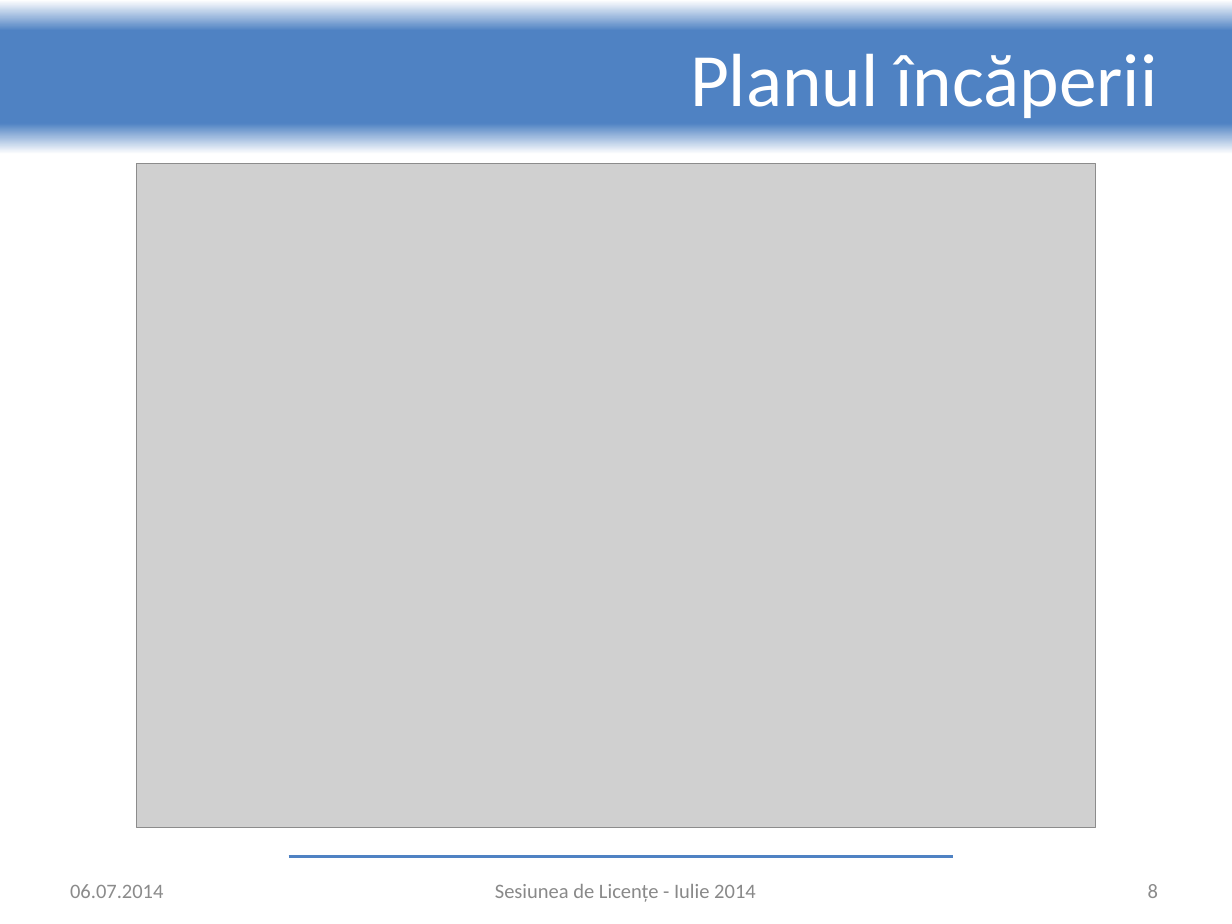
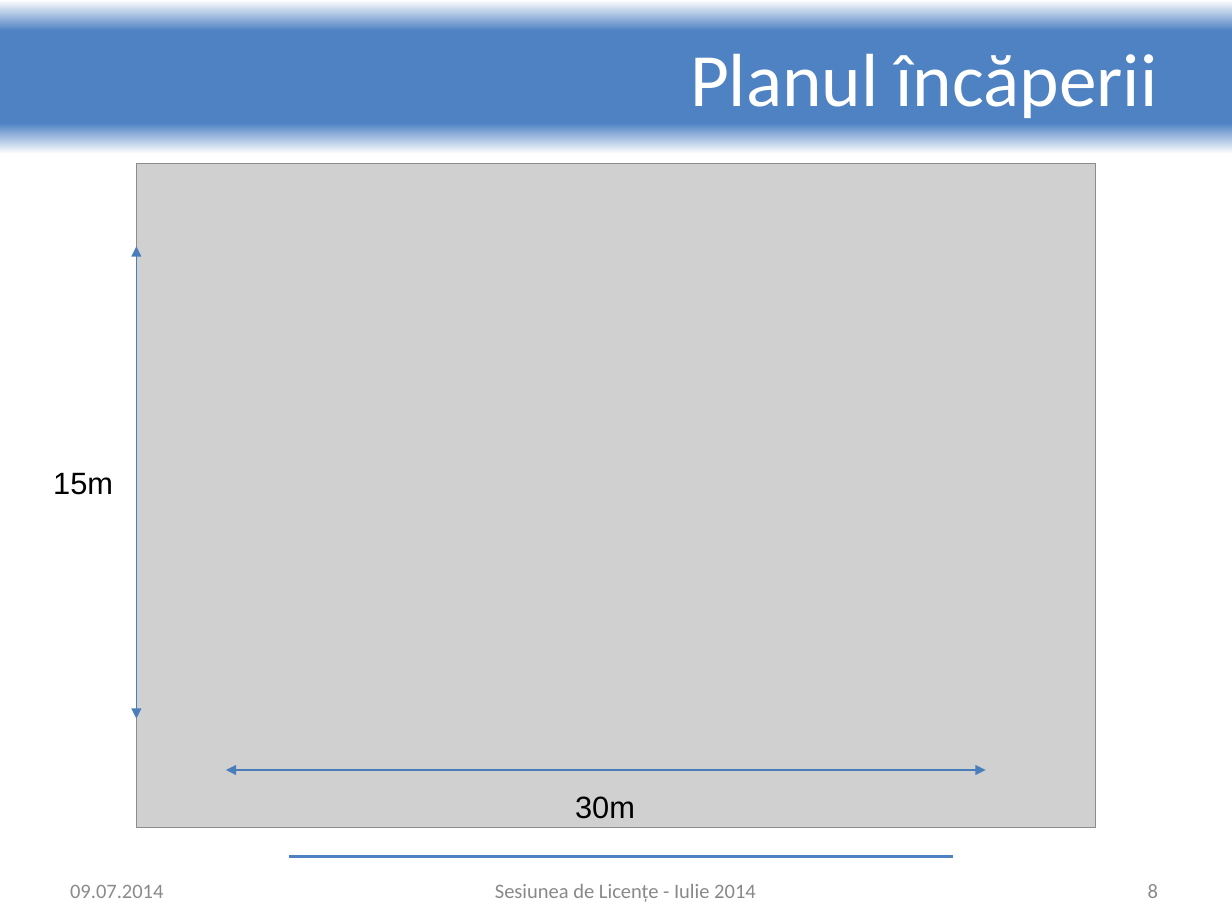
Before and after one commit to adrian-nicolau/radar, a slide deck: slide 8 of presentation.pptx. Drawn at 1232x924 pixels with LibreOffice and Linux fonts; fonts in the diff are those of the drawing; grey boxes stand for pictures; background and template pictures are left out. Boxes give left, top, right and bottom in pixels: in the first picture for what was removed or moved away, otherwise in the second. Text is boxed around its words. In the diff, an @@ line names an element or a change of style, - is before the commit and + after.

```diff
--- a/presentation.pptx
+++ b/presentation.pptx
@@ double arrow added from (137, 246) to (137, 718), #4B7EBC 0.75 pt @@
@@ text added at [53,472,113,495], 18 pt, text #000000 @@
+15m
@@ double arrow added from (225, 770) to (986, 770), #4B7EBC 0.75 pt @@
@@ text added at [575,796,635,819], 18 pt, text #000000 @@
+30m
@@ text at [70,885,163,898]: text changed @@
-06.07.2014
+09.07.2014
```
Also in this commit, not shown: 15 other slides changed, 5 slides added.
